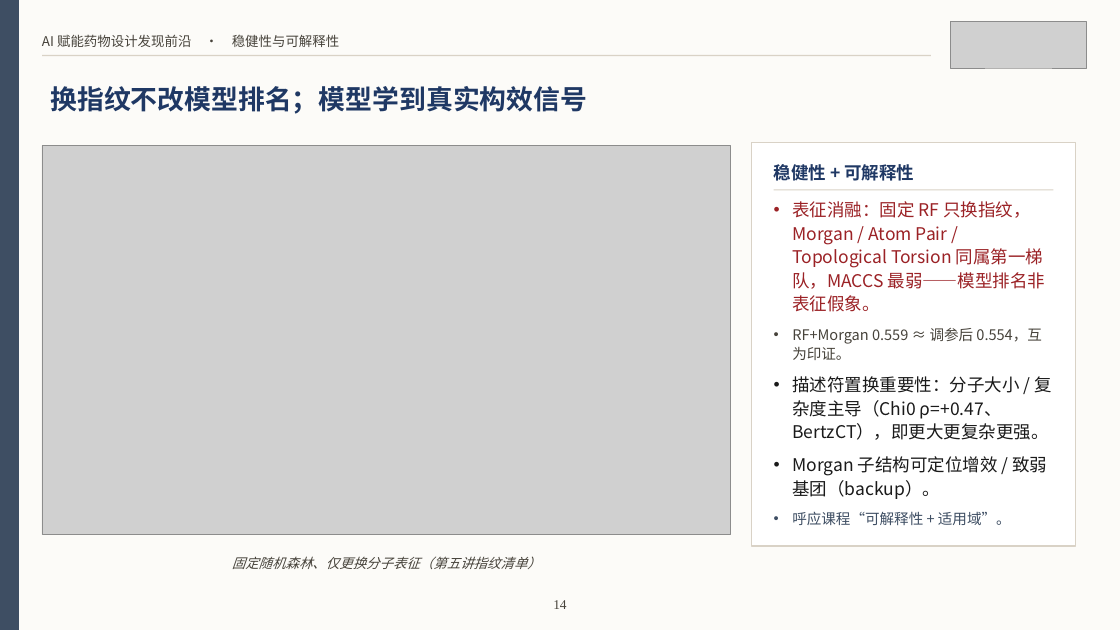
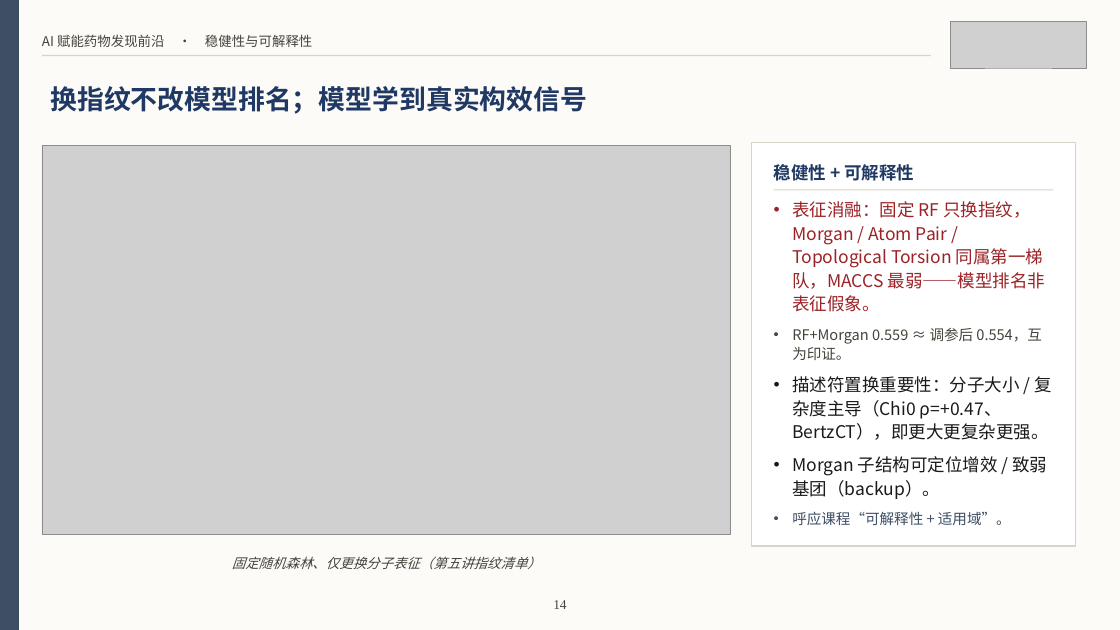
Before and after one commit to Smugpigeon/molecular-conformal-benchmark, a slide deck: slide 15 of report/课程汇报_BACE.pptx. Drawn at 1120x630 pixels with LibreOffice and Linux fonts; fonts in the diff are those of the drawing; grey boxes stand for pictures. Boxes give left, top, right and bottom in pixels: in the first picture for what was removed or moved away, otherwise in the second. Text is boxed around its words. In the diff, an @@ line names an element or a change of style, - is before the commit and + after.

```diff
--- a/report/课程汇报_BACE.pptx
+++ b/report/课程汇报_BACE.pptx
@@ text at [42, 34, 313, 47]: text changed @@
-AI 赋能药物设计发现前沿 · 稳健性与可解释性
+AI 赋能药物发现前沿 · 稳健性与可解释性
```
Also in this commit, not shown: 26 other slides changed, 5 other files.
